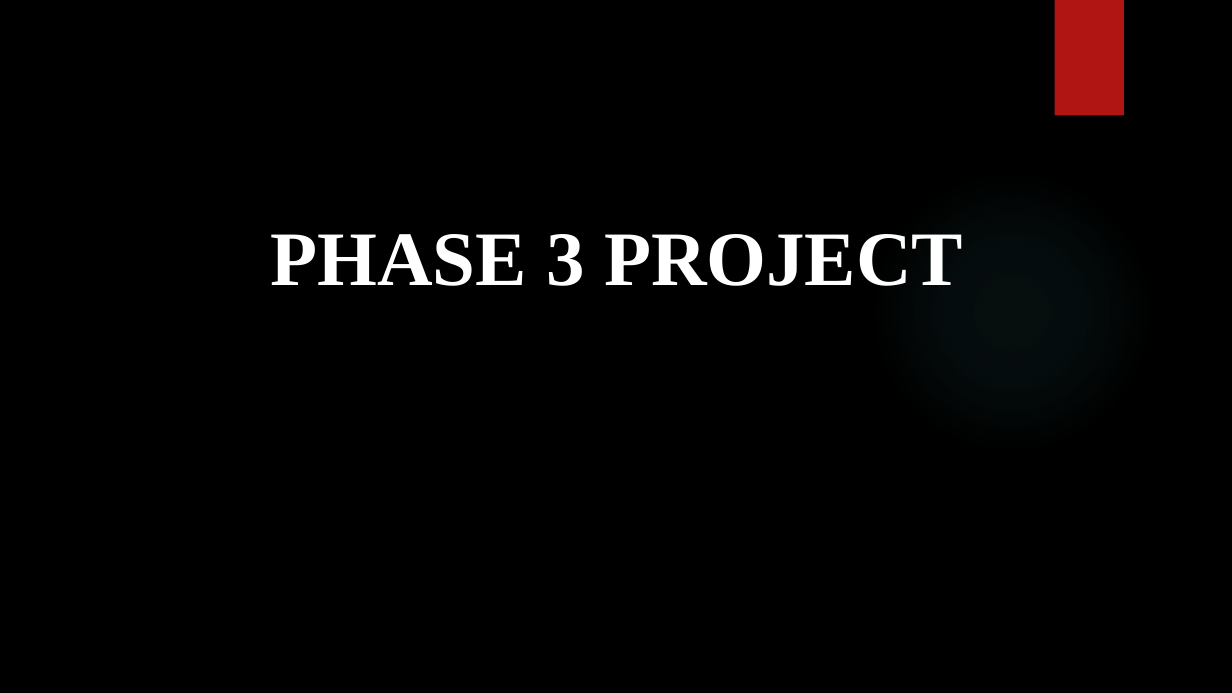
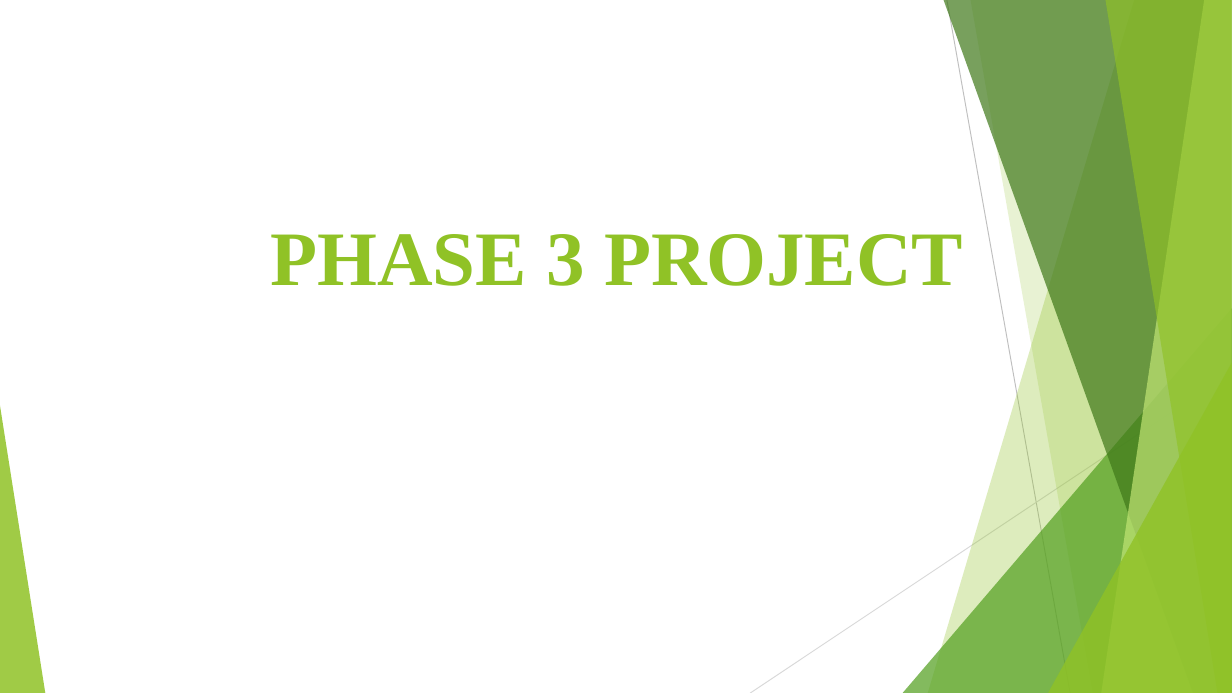
Before and after one commit to Kosilei-web/Phase_3-project, a slide deck: slide 1 of Syriatel churn Presentation.pptx. Drawn at 1232x693 pixels with LibreOffice and Linux fonts; fonts in the diff are those of the drawing; background and template pictures are left out. Boxes give left, top, right and bottom in pixels: in the first picture for what was removed or moved away, otherwise in the second. Text is boxed around its words. In the diff, an @@ line names an element or a change of style, - is before the commit and + after.

```diff
--- a/Syriatel churn Presentation.pptx
+++ b/Syriatel churn Presentation.pptx
@@ background picture (left out) to #FFFFFF @@
@@ rectangle removed at [1055, 0, 1124, 116] @@
@@ ellipse removed at [870, 169, 1154, 454] @@
@@ text "PHASE 3 PROJECT" at [271, 234, 963, 286]: text colour #FFFFFF to #90C226 @@
@@ group added at [0, 0, 1232, 693]: 5 freeform shapes, 3 triangles, 2 lines @@
```
Also in this commit, not shown: 13 other slides changed.
